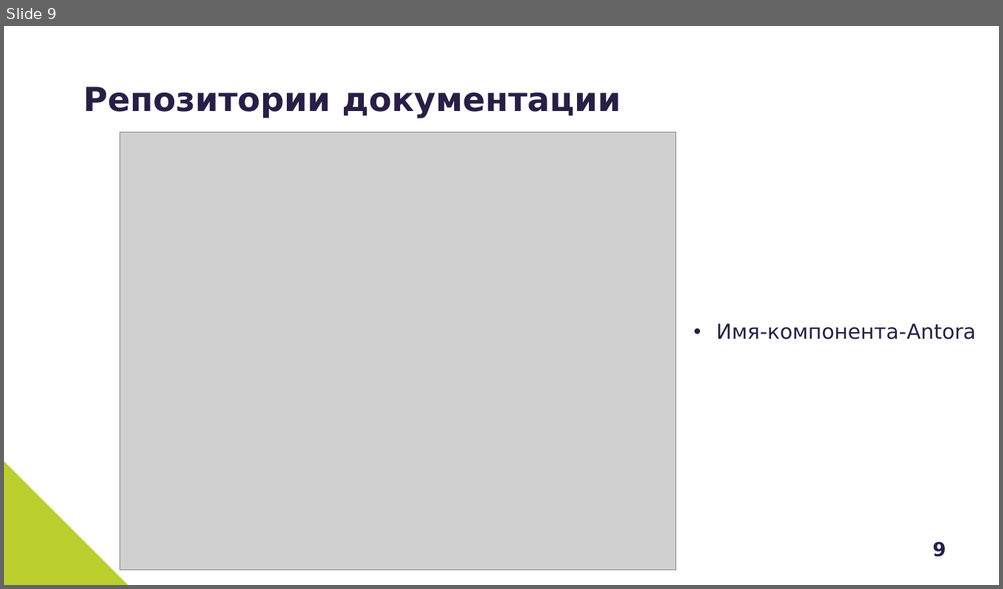
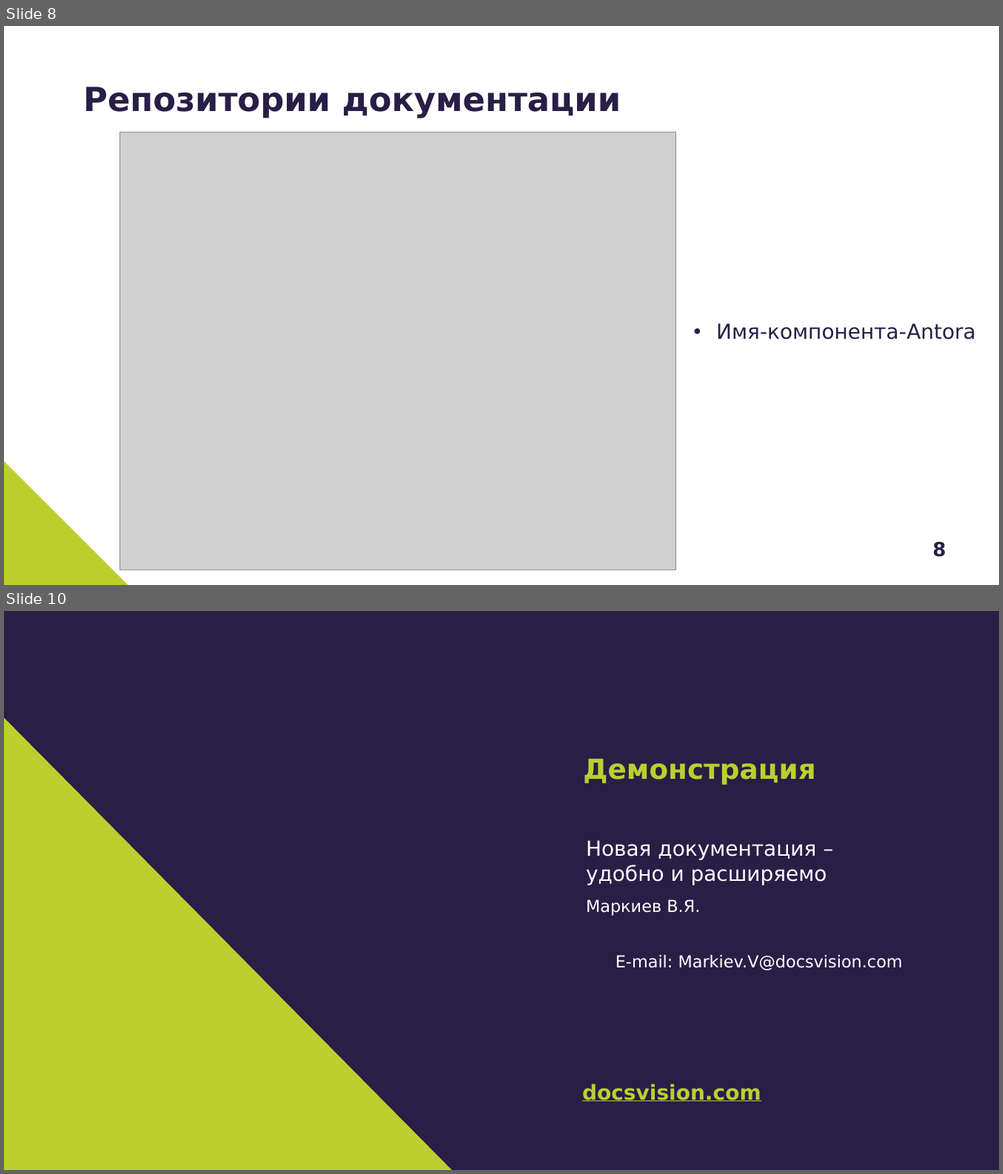
Before and after one commit to Grolribasi/articles, a slide deck: Презентация.pptx. Shown one above the other, each under a label of ours: slide 9 before the commit, slides 8 and 10 after it; the slides between them are not shown. The pictures are 1003x589 and 1003x1174 pixels, drawn with LibreOffice and Linux fonts; fonts in the diff are those of the drawing; grey boxes stand for pictures; background and template pictures are left out. Boxes give left, top, right and bottom in pixels: in the first picture for what was removed or moved away, otherwise in the second. Text is boxed around its words. In the diff, an @@ line names an element or a change of style, - is before the commit and + after.

```diff
--- a/Презентация.pptx
+++ b/Презентация.pptx
@@ slide 10 added at box(4, 611, 999, 1170), background #FFFFFF @@
@@ rectangle added at box(4, 611, 999, 1170), fill #281E46 @@
@@ freeform shape added at box(4, 718, 452, 1170), fill #BBCF2E @@
@@ title added at box(583, 758, 815, 785), 20 pt, text #BBCF2E, bold @@
+Демонстрация
@@ text added at box(586, 840, 827, 886), 15 pt, text #FFFFFF @@
+Новая документация – удобно и расширяемо
@@ text added at box(586, 900, 700, 916), 12 pt, text #FFFFFF @@
+Маркиев В.Я.
@@ subtitle added at box(615, 955, 902, 971), 12 pt, text #FFFFFF @@
+E-mail: Markiev.V@docsvision.com
@@ text added at box(582, 1084, 761, 1102), 15 pt, text #BBCF2E, bold, underline @@
+docsvision.com
@@ what was slide 9 is now slide 8 @@
@@ page number at box(932, 542, 945, 557): text changed @@
-9
+8
```
Also in this commit, not shown: 2 slides changed, 1 other slide added, 3 slides removed, 1 other file.
